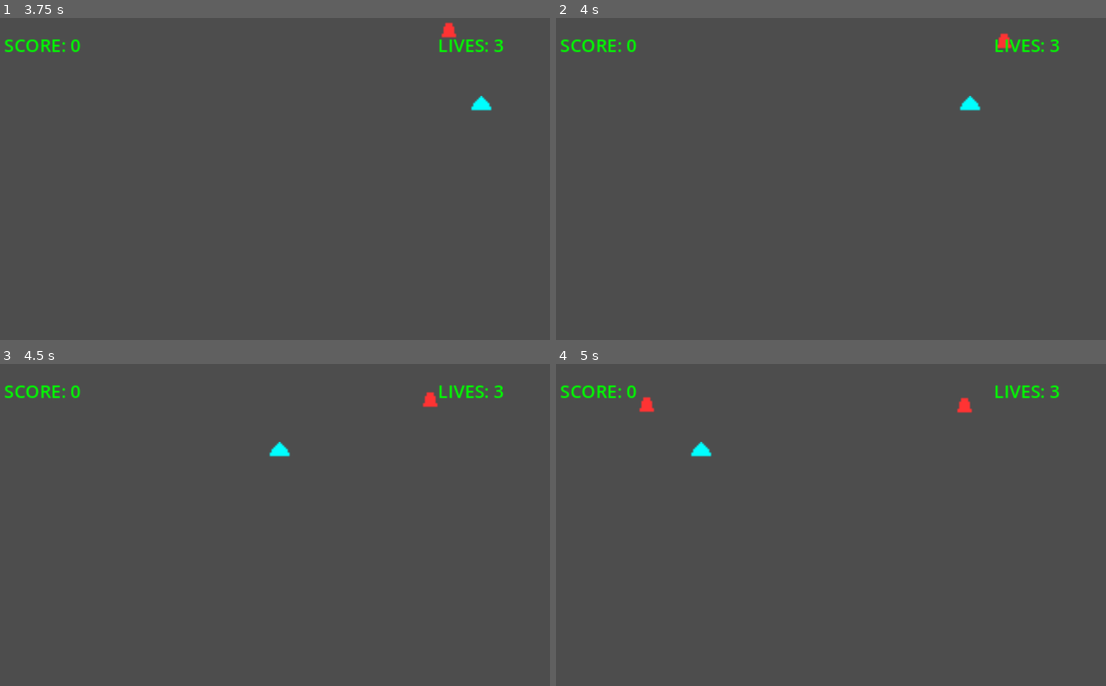
Above: before the commit, frames 1-4 (two rows, left to right).
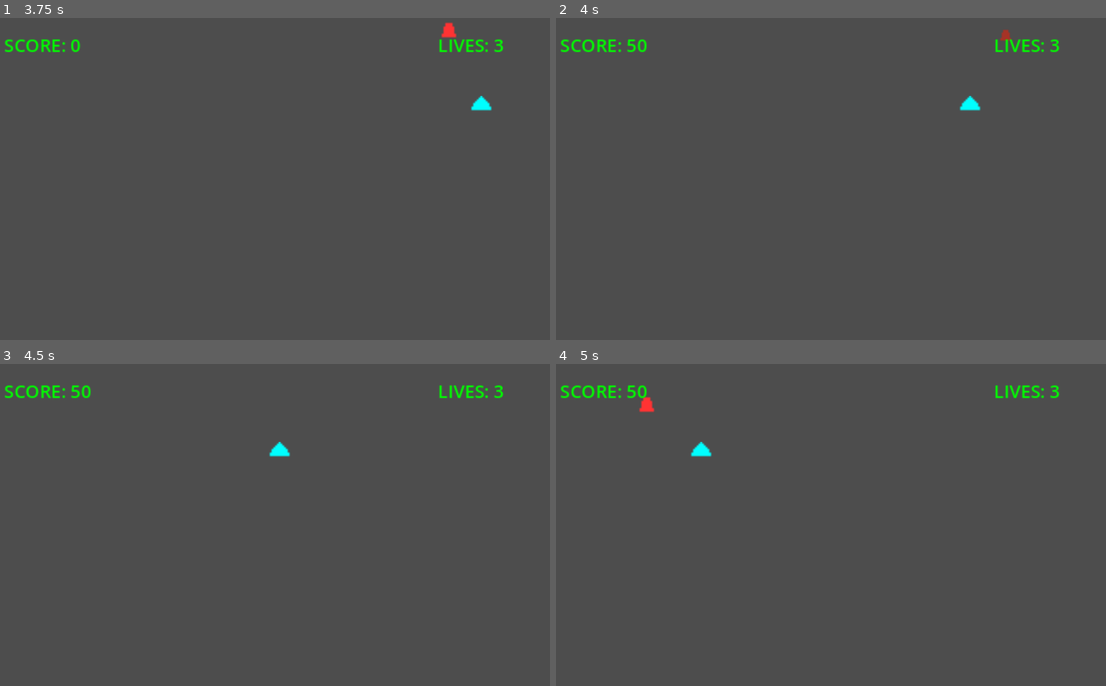
Above: after the commit, the same moments.

Repository: sotw/GoBuyPandaChronicle_Chapter1
Game: Godot game, scene res://main.tscn
The game is run twice, just before and just after one commit, with the same random seed, the same clock (stepped at 60 frames per second) and the same inputs.
Inputs:
- Up to frame 1 (3.75 s): tap Space at 0.5, 0.77, 1.52, 2, 3.02 s; hold Right 0.53-1.28 s; hold Down 1.28-2.03 s; hold Right 2.03-2.78 s; tap Enter at 2.75 s; hold Up 2.78-3.53 s; hold Left from 3.53 s (still down)
- Up to frame 2 (4 s): keep holding Left; tap Space at 3.77 s
- Up to frame 3 (4.5 s): keep holding Left
- Up to frame 4 (5 s): keep holding Left; tap Space at 4.52 s

Frame 1 is identical in both runs. In frame 2, 0.2% of the frame differs, in the area x 12-83%, y 3-11%; in frame 3, 0.2%; in frame 4, 0.2%.

Commit message:
Use distance-based collision detection

Diff:
--- a/bullet.gd
+++ b/bullet.gd
@@ -1,9 +1,33 @@
-extends Area2D
+extends Node2D
 
 var speed = 300.0
 var is_enemy_bullet = false
+var sprite
+var collision_radius = 8.0
+
+func _ready():
+	sprite = Sprite2D.new()
+	sprite.texture = load("res://bullet.png")
+	add_child(sprite)
 
 func _process(delta):
 	position.y -= speed * delta
 	if position.y < -10:
 		queue_free()
+
+	if not is_enemy_bullet:
+		check_enemy_collisions()
+
+func check_enemy_collisions():
+	for enemy in get_tree().get_nodes_in_group("enemies"):
+		if enemy.position.distance_to(position) < collision_radius + 10:
+			var explosion = load("res://explosion.tscn").instantiate()
+			explosion.position = enemy.position
+			get_parent().add_child(explosion)
+			match enemy.type:
+				0: get_parent().add_score(10)
+				1: get_parent().add_score(25)
+				2: get_parent().add_score(50)
+			enemy.queue_free()
+			queue_free()
+			return
--- a/bullet.tscn
+++ b/bullet.tscn
@@ -1,18 +1,6 @@
-[gd_scene load_steps=4 format=3 uid="uid://bullet"]
+[gd_scene load_steps=2 format=3 uid="uid://bullet"]
 
 [ext_resource type="Script" path="res://bullet.gd" id="1_bullet"]
-[ext_resource type="Texture2D" path="res://bullet.png" id="2_bullet"]
 
-[sub_resource type="RectangleShape2D" id="Shape2D_bullet"]
-size = Vector2(4, 8)
-
-[node name="Bullet" type="Area2D"]
+[node name="Bullet" type="Node2D"]
 script = ExtResource("1_bullet")
-collision_layer = 2
-collision_mask = 4
-
-[node name="Sprite2D" type="Sprite2D" parent="."]
-texture = ExtResource("2_bullet")
-
-[node name="CollisionShape2D" type="CollisionShape2D" parent="."]
-shape = SubResource("Shape2D_bullet")
--- a/main.gd
+++ b/main.gd
@@ -74,6 +74,10 @@
 		player.queue_free()
 	start_game()
 
+func add_score(points):
+	score += points
+	$CanvasLayer/HUD.update_score(score)
+
 func spawn_enemy():
 	var enemy = enemy_scene.instantiate()
 	var rand_x = randf_range(20, screen_size.x - 20)
